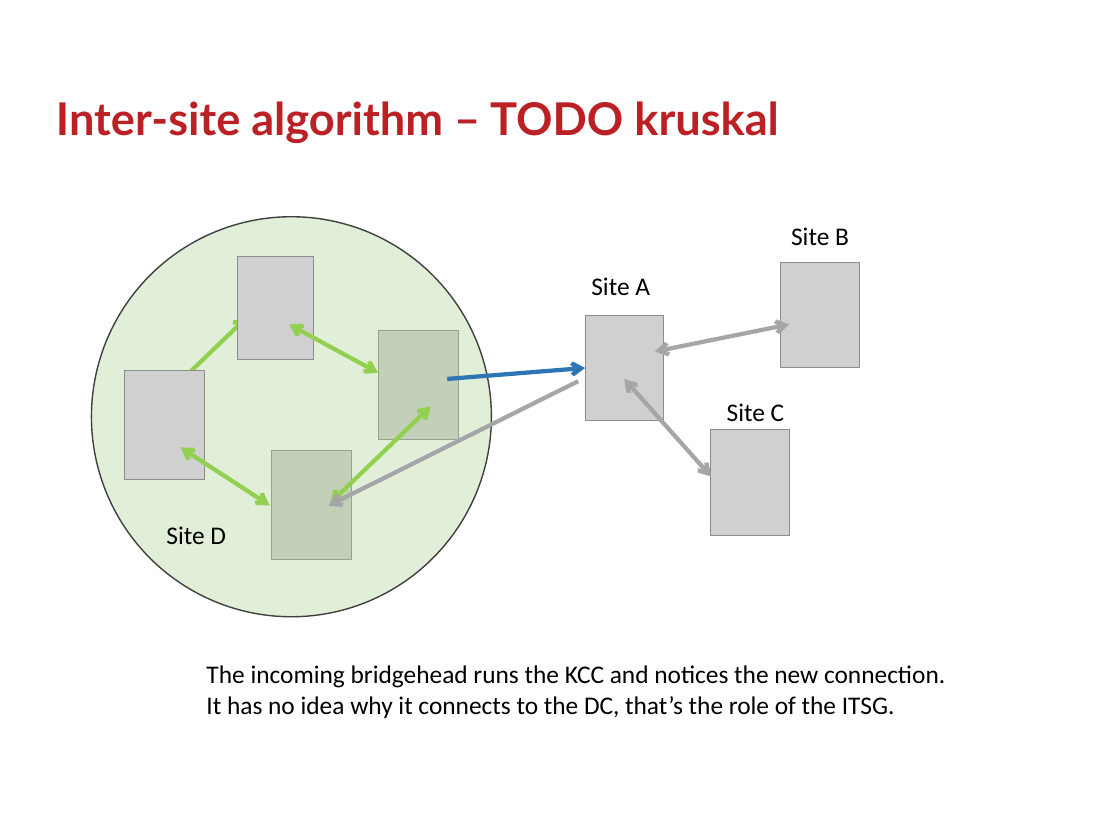
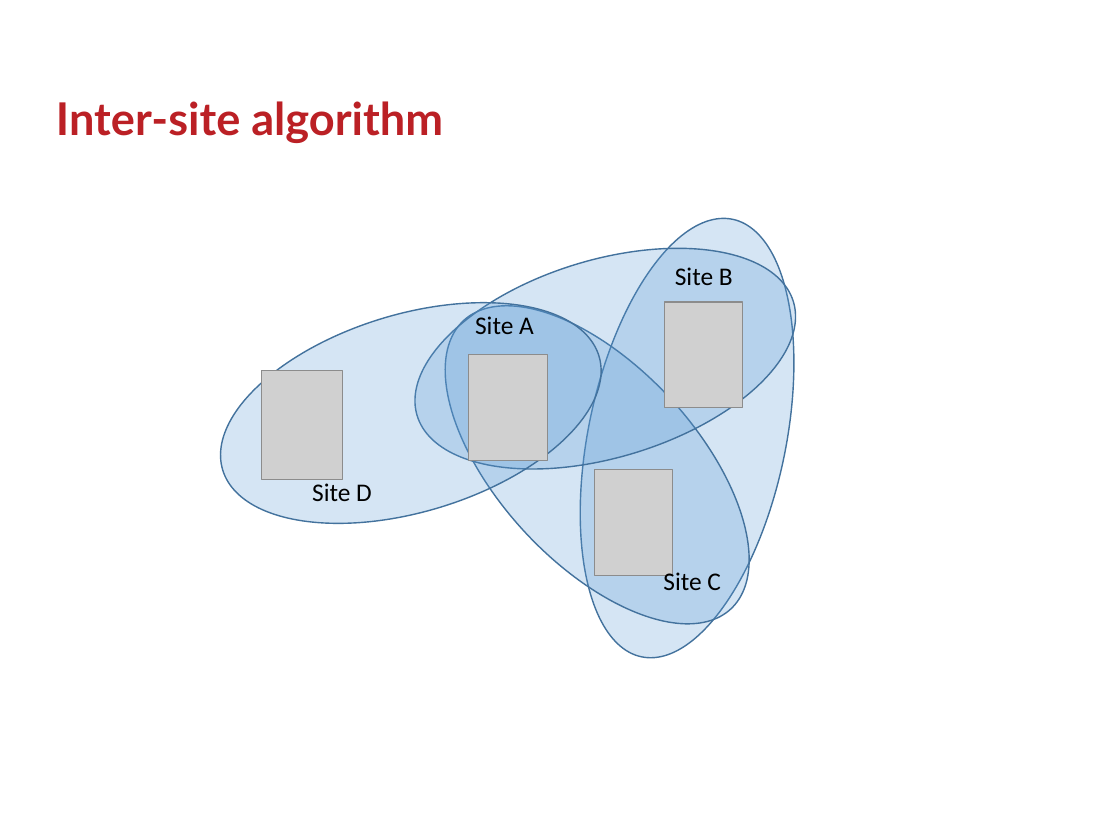
Before and after one commit to GSam/Slides, a slide deck: slide 26 of Samba KCC.pptx. Drawn at 1120x840 pixels with LibreOffice and Linux fonts; fonts in the diff are those of the drawing; grey boxes stand for pictures; background and template pictures are left out. Boxes give left, top, right and bottom in pixels: in the first picture for what was removed or moved away, otherwise in the second. Text is boxed around its words. In the diff, an @@ line names an element or a change of style, - is before the commit and + after.

```diff
--- a/Samba KCC.pptx
+++ b/Samba KCC.pptx
@@ title at bbox=[56, 101, 443, 143]: text changed @@
-Inter-site algorithm – TODO kruskal
+Inter-site algorithm
@@ ellipse added at bbox=[388, 207, 822, 510], fill #5B9BD5 at 25% opacity, outline #43739E 1 pt @@
@@ ellipse added at bbox=[545, 199, 829, 677], fill #5B9BD5 at 25% opacity, outline #43739E 1 pt @@
@@ freeform shape removed at bbox=[91, 216, 492, 617] @@
@@ ellipse added at bbox=[194, 261, 628, 564], fill #5B9BD5 at 25% opacity, outline #43739E 1 pt @@
@@ picture removed at bbox=[238, 256, 314, 359] @@
@@ ellipse added at bbox=[391, 253, 803, 676], fill #5B9BD5 at 25% opacity, outline #43739E 1 pt @@
@@ 2 texts, 1 picture: place and size @@
-2 texts, 1 picture at bbox=[591, 227, 849, 536]
+2 texts, 1 picture at bbox=[475, 267, 733, 575]
@@ picture removed at bbox=[782, 262, 860, 368] @@
@@ double arrow removed from (146, 415) to (247, 318) @@
@@ double arrow removed from (290, 324) to (378, 373) @@
@@ double arrow removed from (656, 352) to (790, 324) @@
@@ picture: place and size @@
-picture at bbox=[585, 315, 664, 421]
+picture at bbox=[665, 302, 743, 408]
@@ picture: place and size @@
-picture at bbox=[378, 330, 459, 439]
+picture at bbox=[469, 355, 547, 460]
@@ picture removed at bbox=[124, 371, 205, 480] @@
@@ picture: place and size @@
-picture at bbox=[271, 451, 353, 560]
+picture at bbox=[262, 370, 344, 479]
@@ arrow removed from (578, 381) to (328, 506) @@
@@ arrow removed from (447, 379) to (585, 368) @@
@@ double arrow removed from (624, 379) to (711, 477) @@
@@ double arrow removed from (330, 503) to (431, 407) @@
@@ double arrow removed from (181, 447) to (269, 505) @@
@@ text "Site D": place and size @@
-text "Site D" at bbox=[166, 526, 226, 544]
+text "Site D" at bbox=[312, 483, 372, 501]
@@ text "Site C": place and size @@
-text "Site C" at bbox=[727, 403, 785, 421]
+text "Site C" at bbox=[663, 570, 721, 590]
@@ text removed at bbox=[206, 665, 945, 718] @@
-The incoming bridgehead runs the KCC and notices the new connection.
-It has no idea why it connects to the DC, that’s the role of the ITSG.
```
Also in this commit, not shown: 13 other slides changed, 11 slides added, 7 slides removed, 1 other file.
